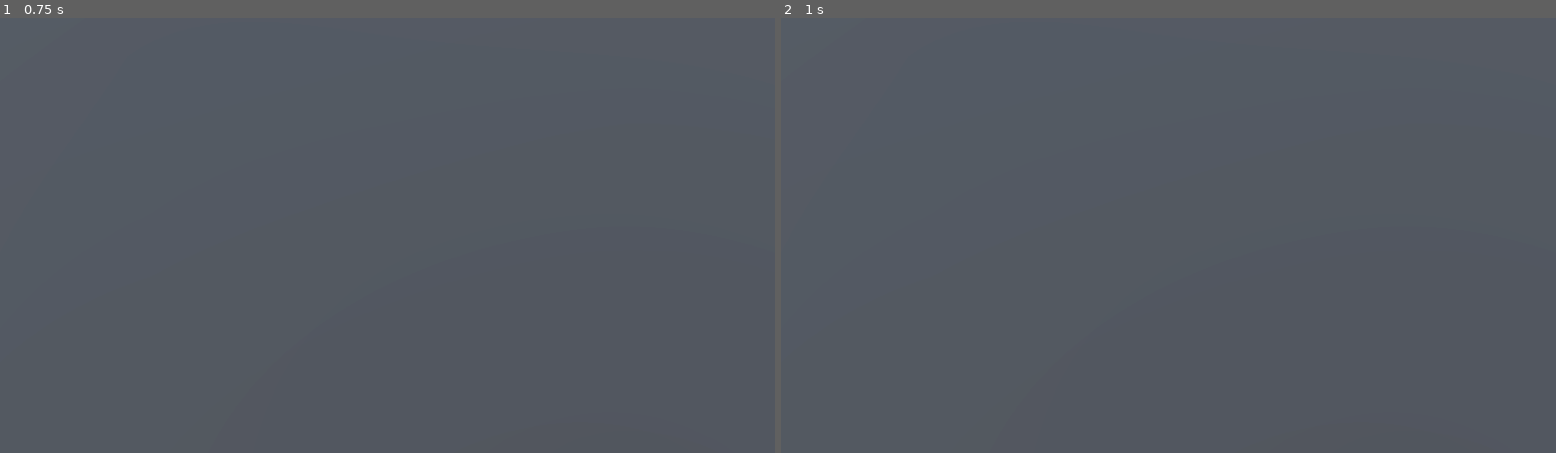
Above: before the commit, frames 1-2 (left to right).
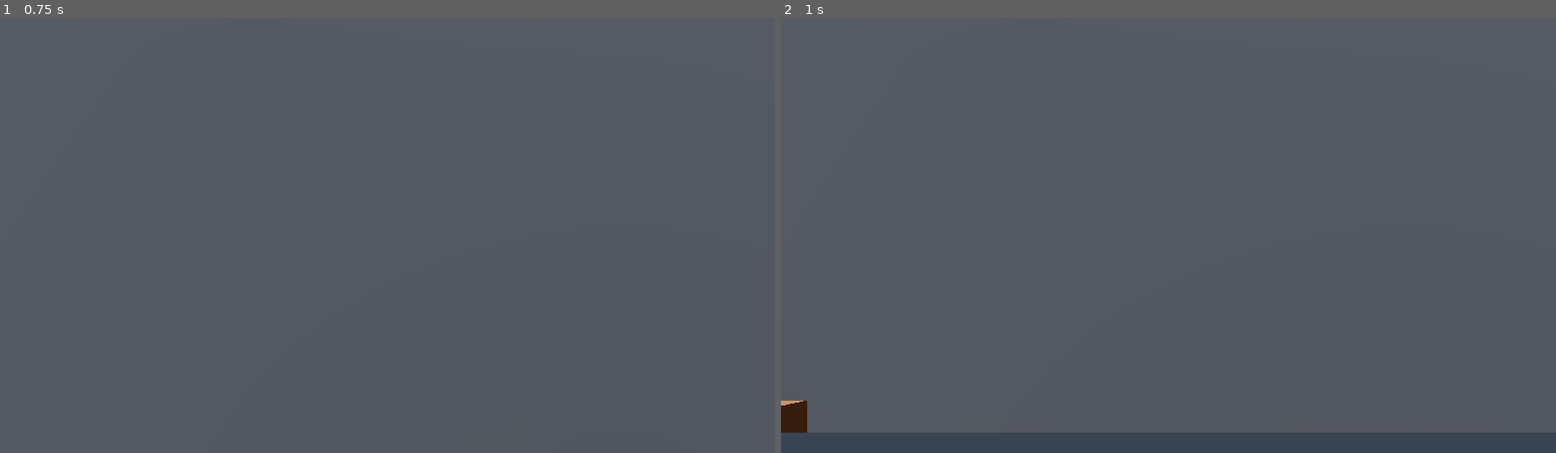
Above: after the commit, the same moments.

Repository: Matteo-Grellier/Dont-go-through-that-door
Game: Godot game, scene res://Scenes/dev-door.tscn
Two runs of this game, one before a commit and one after it. Both use one fixed random seed, a clock stepped at 60 frames per second and the inputs below. The project has no main scene, so this scene is started directly.
Inputs (mouse positions are in pixels of both pictures, inside the frame that each line leads up to):
- Up to frame 1 (0.75 s): tap Enter (ui_accept) at 0.5 s; move the mouse to (348, 322) at 0.52 s; hold W (forward) from 0.53 s (still down); click (348, 322) at 0.6 s
- Up to frame 2 (1 s): keep holding W (forward); tap Enter (ui_accept) at 0.77 s

Frame 1 is identical in both runs. In frame 2, 4.3% of the frame differs, in the area x 0-100%, y 87-100%.

Commit message:
:hammer: Add close behind behavior

Diff:
--- a/Scenes/Player.tscn
+++ b/Scenes/Player.tscn
@@ -18,7 +18,7 @@
 material = SubResource("ShaderMaterial_jx0ff")
 size = Vector2(1.5, 1)
 
-[node name="Player" type="CharacterBody3D"]
+[node name="Player" type="CharacterBody3D" groups=["Player"]]
 script = ExtResource("1_kg52k")
 
 [node name="MeshInstance3D" type="MeshInstance3D" parent="."]
--- a/Scenes/dev-door.tscn
+++ b/Scenes/dev-door.tscn
@@ -42,3 +42,6 @@
 
 [node name="Player" parent="." instance=ExtResource("4_21bq6")]
 transform = Transform3D(1, 0, 0, 0, 1, 0, 0, 0, 1, 0, 1.14249, 1.22577)
+
+[node name="Door2" parent="." instance=ExtResource("1_v22jn")]
+transform = Transform3D(0.697415, 0, -0.716667, 0, 1, 0, 0.716667, 0, 0.697415, 4.64816, 0, 0)
--- a/Scenes/door.tscn
+++ b/Scenes/door.tscn
@@ -158,6 +158,12 @@
 blend_shape_mode = 0
 shadow_mesh = SubResource("ArrayMesh_f5sw7")
 
+[sub_resource type="BoxShape3D" id="BoxShape3D_ry2v8"]
+size = Vector3(1.43005, 0.506653, 1)
+
+[sub_resource type="BoxShape3D" id="BoxShape3D_wa7rk"]
+size = Vector3(0.95697, 0.571777, 2.67334)
+
 [node name="Door" type="Node3D"]
 script = ExtResource("1_h4avv")
 
@@ -193,3 +199,19 @@
 transform = Transform3D(0.726, 0, 0, 0, -2.62268e-08, 0.085, 0, -0.6, -3.71547e-09, 0, 0, 0)
 mesh = SubResource("ArrayMesh_rl0u7")
 skeleton = NodePath("")
+
+[node name="Area3D" type="Area3D" parent="."]
+
+[node name="CollisionShape3D" type="CollisionShape3D" parent="Area3D"]
+transform = Transform3D(1, 0, 0, 0, 1, 0, 0, 0, 1, 0.0167847, 1.39865, -2.08845)
+shape = SubResource("BoxShape3D_ry2v8")
+
+[node name="CollisionShape3D3" type="CollisionShape3D" parent="Area3D"]
+transform = Transform3D(1, 0, 0, 0, 1, 0, 0, 0, 1, 1.22198, 1.4511, -1.24701)
+shape = SubResource("BoxShape3D_wa7rk")
+
+[node name="CollisionShape3D2" type="CollisionShape3D" parent="Area3D"]
+transform = Transform3D(1, 0, 0, 0, 1, 0, 0, 0, 1, -1.17075, 1.46551, -1.24513)
+shape = SubResource("BoxShape3D_wa7rk")
+
+[connection signal="body_entered" from="Area3D" to="." method="_on_area_3d_body_entered"]
--- a/Scripts/door.gd
+++ b/Scripts/door.gd
@@ -5,6 +5,7 @@
 
 var is_opened: bool = false
 var is_looked_at: bool = false
+var is_closed_behind: bool = false
 
 var material_to_change_color = StandardMaterial3D.new()
 
@@ -25,16 +26,40 @@
 	material_to_change_color.albedo_color = color
 	($DoorPanel/PanelMesh as MeshInstance3D).material_override = material_to_change_color
 
-func open_door():
+func change_door_state():
 	is_opened = !is_opened
 
+	if is_opened:
+		print("je suis ici OUVERT")
+		open_door()
+	else:
+		print("je suis ici FERME")
+		close_door()
+
+func open_door():
 	if tween != null:
 		tween.kill()
 
 	tween = get_tree().create_tween()
 
-	tween.tween_property($DoorPanel, "rotation:y", deg_to_rad(90) if is_opened else 0, .8)
+	tween.tween_property($DoorPanel, "rotation:y", deg_to_rad(90), .8)
 
-	if is_opened:
-		tween.parallel().tween_property($DoorPanel/DoorHandle, "rotation:z", deg_to_rad(60), .3)
-		tween.tween_property($DoorPanel/DoorHandle, "rotation:z", deg_to_rad(0), .3)
+	tween.parallel().tween_property($DoorPanel/DoorHandle, "rotation:z", deg_to_rad(60), .3)
+	tween.tween_property($DoorPanel/DoorHandle, "rotation:z", deg_to_rad(0), .3)
+
+func close_door():
+	if tween != null:
+		tween.kill()
+
+	tween = get_tree().create_tween()
+
+	tween.tween_property($DoorPanel, "rotation:y", 0, .8)
+
+
+func _on_area_3d_body_entered(body: Node3D):
+	if(is_closed_behind):
+		return
+
+	if(body.is_in_group("Player")):
+		close_door()
+		is_closed_behind = true
--- a/Scripts/interactor.gd
+++ b/Scripts/interactor.gd
@@ -9,6 +9,9 @@
 		var collider = get_collider() as Node3D
 
 		if collider.is_in_group("Interactable") and collider.owner is Door:
+			if(collider.owner.is_closed_behind):
+				return;
+
 			(collider.owner as Door).is_looked_at = true
 
 			object_currently_viewed = collider
@@ -20,4 +23,4 @@
 		(object_currently_viewed.owner as Door).is_looked_at = false
 
 func interact_with_door(door: Door):
-	door.open_door()
+	door.change_door_state()
Not shown: 1 places in Scenes/door.tscn that only renumber resources
